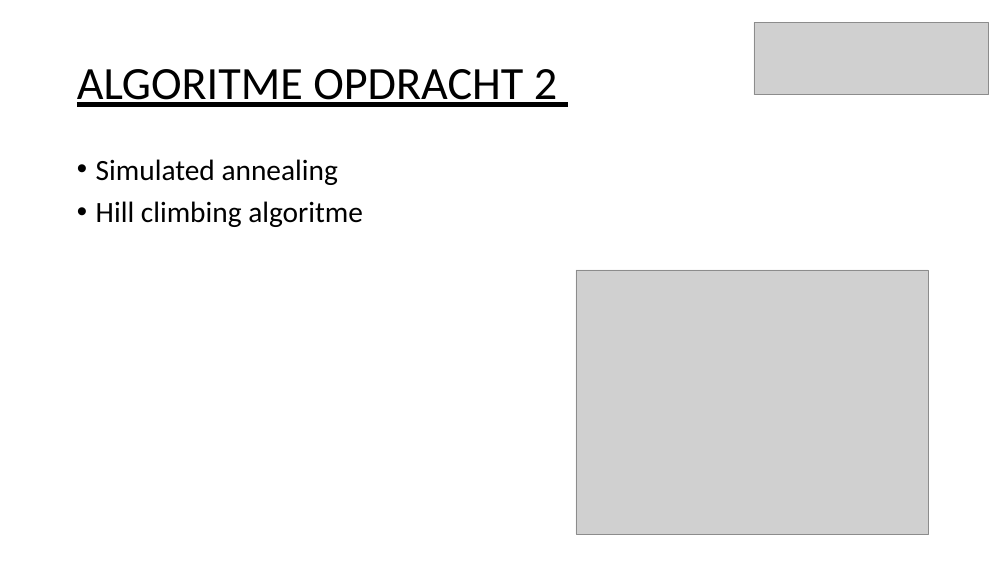
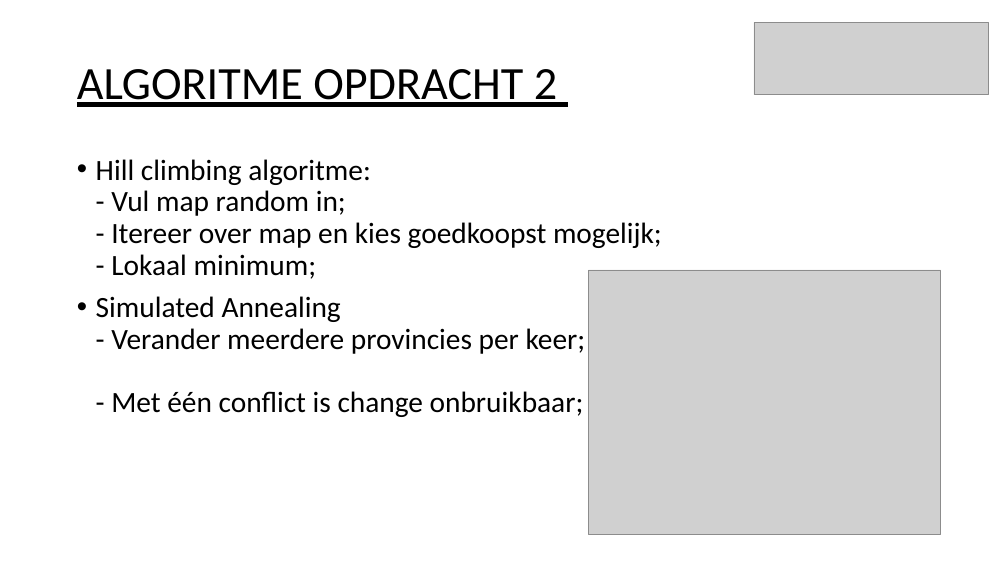
Before and after one commit to Tomttaw/Radio-Russia, a slide deck: slide 7 of powerpoint week 5.pptx. Drawn at 1008x567 pixels with LibreOffice and Linux fonts; fonts in the diff are those of the drawing; grey boxes stand for pictures. Boxes give left, top, right and bottom in pixels: in the first picture for what was removed or moved away, otherwise in the second. Text is boxed around its words. In the diff, an @@ line names an element or a change of style, - is before the commit and + after.

Commit message:
Algoritme 2

```diff
--- a/powerpoint week 5.pptx
+++ b/powerpoint week 5.pptx
@@ text at (96, 159, 662, 417): text changed @@
-• Simulated annealing
-• Hill climbing algoritme
+• Hill climbing algoritme:
+  - Vul map random in;
+  - Itereer over map en kies goedkoopst mogelijk;
+  - Lokaal minimum;
+• Simulated Annealing
+  - Verander meerdere provincies per keer;
+  - Met één conflict is change onbruikbaar;
@@ picture: place and size @@
-picture at (576, 270, 929, 534)
+picture at (589, 270, 941, 534)
```
Also in this commit, not shown: 2 other slides changed.
